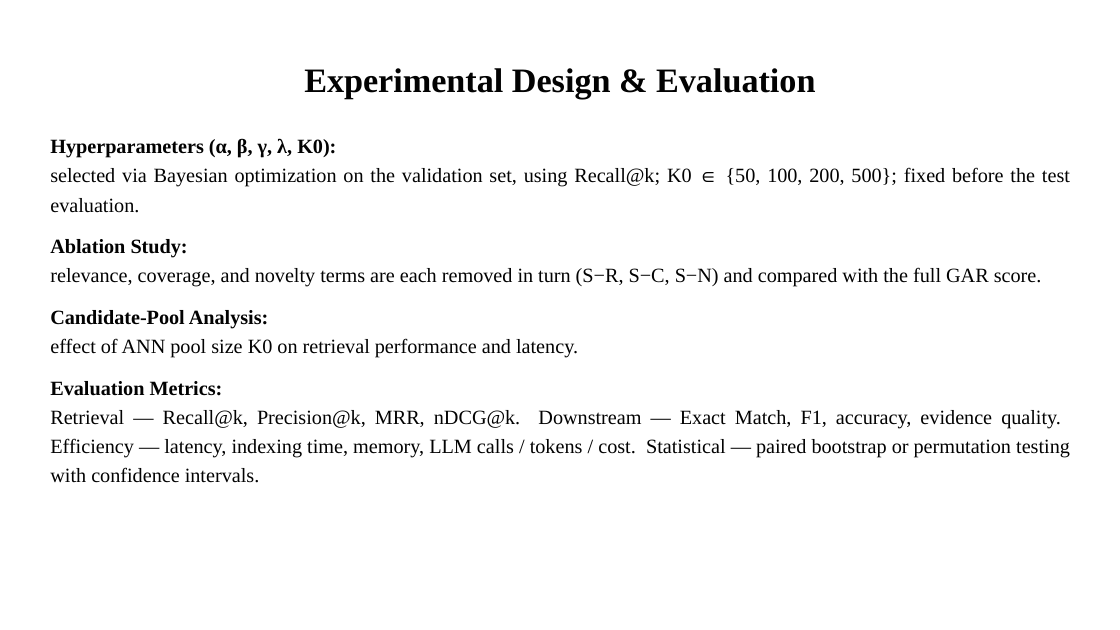
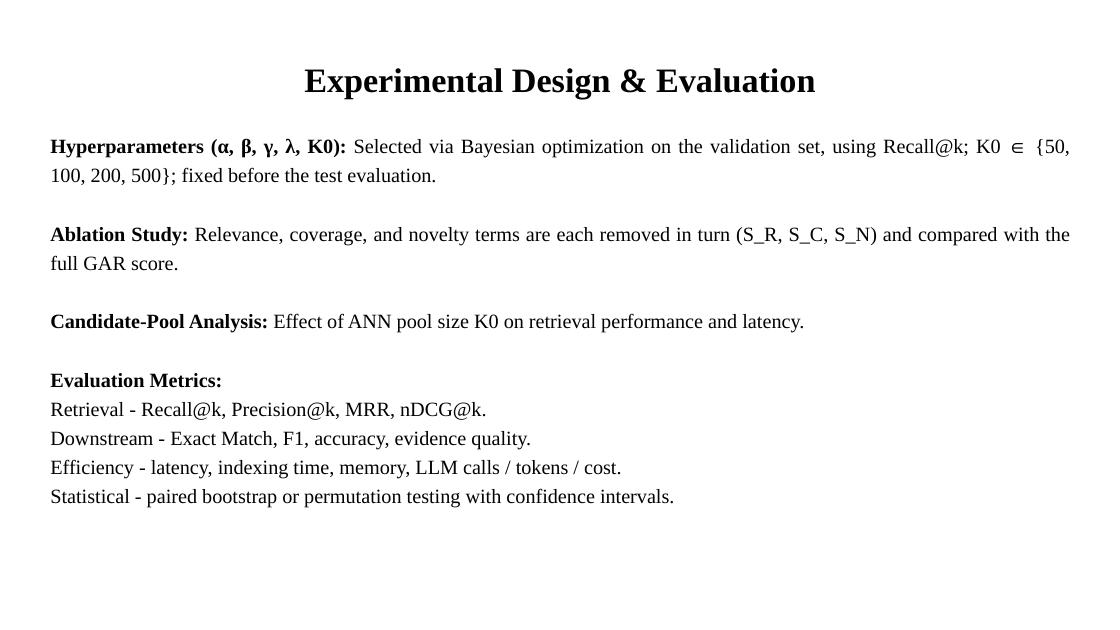
Before and after one commit to KunalDahal/State-Aware-Retrieval, a slide deck: slide 16 of methodology/presentation/ppt1.pptx. Drawn at 1120x630 pixels with LibreOffice and Linux fonts; fonts in the diff are those of the drawing. Boxes give left, top, right and bottom in pixels: in the first picture for what was removed or moved away, otherwise in the second. Text is boxed around its words. In the diff, an @@ line names an element or a change of style, - is before the commit and + after.

```diff
--- a/methodology/presentation/ppt1.pptx
+++ b/methodology/presentation/ppt1.pptx
@@ text at [50,138,1070,333]: text changed @@
-Hyperparameters (α, β, γ, λ, K0):
-selected via Bayesian optimization on the validation set, using Recall@k; K0 ∈ {50, 100, 200, 500}; fixed before the test evaluation.
-Ablation Study:
-relevance, coverage, and novelty terms are each removed in turn (S−R, S−C, S−N) and compared with the full GAR score.
-Candidate-Pool Analysis:
-effect of ANN pool size K0 on retrieval performance and latency.
+Hyperparameters (α, β, γ, λ, K0): Selected via Bayesian optimization on the validation set, using Recall@k; K0 ∈ {50, 100, 200, 500}; fixed before the test evaluation.
+Ablation Study: Relevance, coverage, and novelty terms are each removed in turn (S_R, S_C, S_N) and compared with the full GAR score.
+Candidate-Pool Analysis: Effect of ANN pool size K0 on retrieval performance and latency.
@@ text at [50,402,674,508]: text changed @@
-Retrieval — Recall@k, Precision@k, MRR, nDCG@k. Downstream — Exact Match, F1, accuracy, evidence quality. Efficiency — latency, indexing time, memory, LLM calls / tokens / cost. Statistical — paired bootstrap or permutation testing with confidence intervals.
+Retrieval - Recall@k, Precision@k, MRR, nDCG@k.
+Downstream - Exact Match, F1, accuracy, evidence quality.
+Efficiency - latency, indexing time, memory, LLM calls / tokens / cost.
+Statistical - paired bootstrap or permutation testing with confidence intervals.
```
Also in this commit, not shown: 17 other slides changed, 1 other file.
